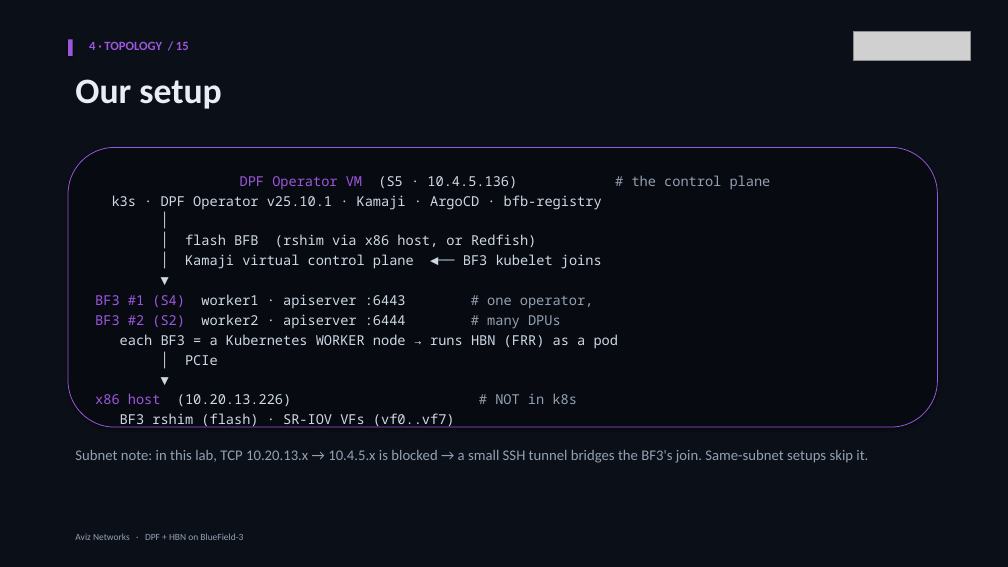
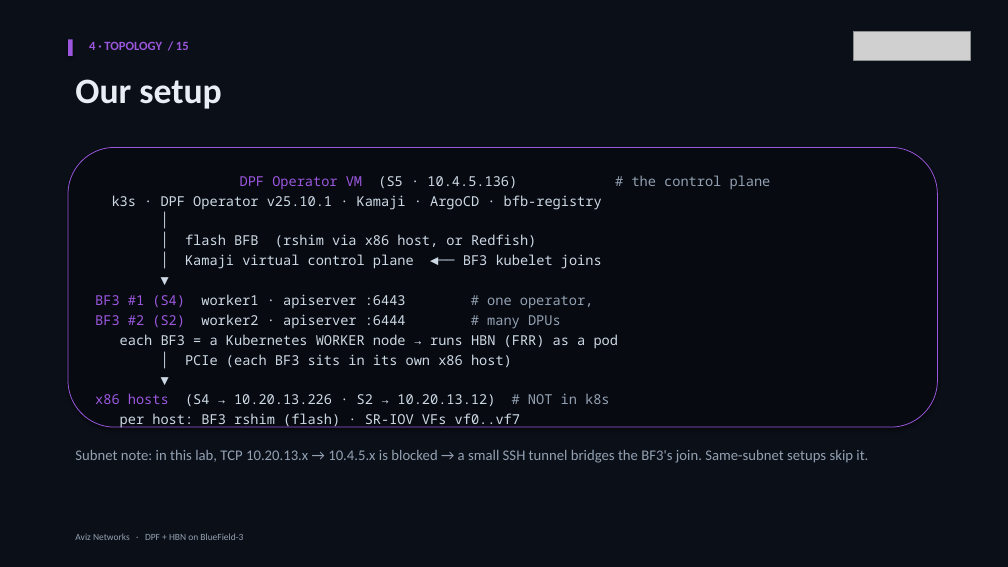
Before and after one commit to AvizNetworks/dno_poc, a slide deck: slide 5 of hbn_latest/dpf/docs/dpf-hbn-deck-aviz.pptx. Drawn at 1008x567 pixels with LibreOffice and Linux fonts; fonts in the diff are those of the drawing; grey boxes stand for pictures. Boxes give left, top, right and bottom in pixels: in the first picture for what was removed or moved away, otherwise in the second. Text is boxed around its words. In the diff, an @@ line names an element or a change of style, - is before the commit and + after.

```diff
--- a/hbn_latest/dpf/docs/dpf-hbn-deck-aviz.pptx
+++ b/hbn_latest/dpf/docs/dpf-hbn-deck-aviz.pptx
@@ text in rounded rectangle at bbox=[185, 354, 512, 367]: text changed @@
-│ PCIe
+│ PCIe (each BF3 sits in its own x86 host)
@@ text in rounded rectangle at bbox=[95, 393, 610, 428]: text changed @@
-x86 host (10.20.13.226) # NOT in k8s
-BF3 rshim (flash) · SR-IOV VFs (vf0..vf7)
+x86 hosts (S4 → 10.20.13.226 · S2 → 10.20.13.12) # NOT in k8s
+per host: BF3 rshim (flash) · SR-IOV VFs vf0..vf7
```
Also in this commit, not shown: 2 other files.
